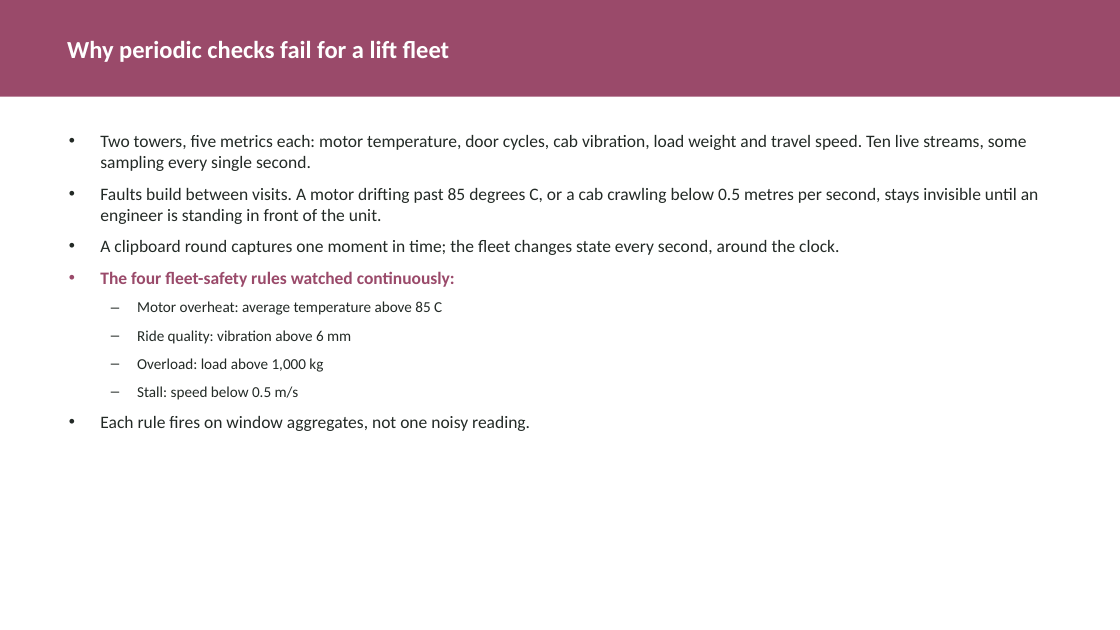
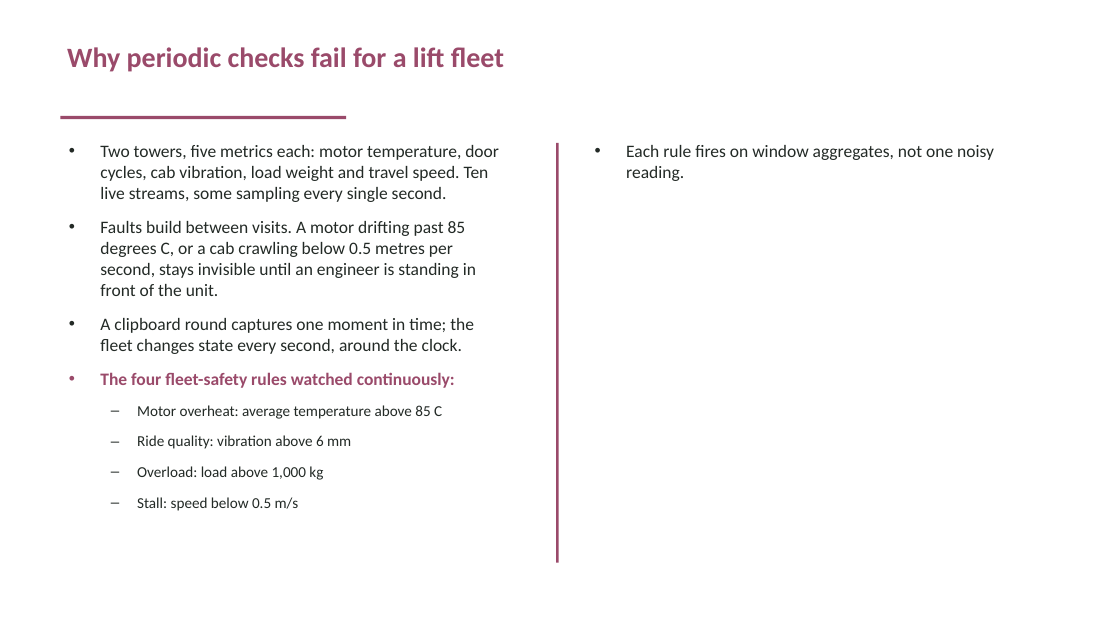
Before and after one commit to valletivarish/FEC_version_2, a slide deck: slide 2 of ppt/elevator-escalator-fleet-monitoring.pptx. Drawn at 1120x630 pixels with LibreOffice and Linux fonts; fonts in the diff are those of the drawing. Boxes give left, top, right and bottom in pixels: in the first picture for what was removed or moved away, otherwise in the second. Text is boxed around its words. In the diff, an @@ line names an element or a change of style, - is before the commit and + after.

Commit message:
Every deck now has a unique background architecture: add 13 more layouts (footer, rrail, frame, numtab, sidebarL, hangrule, bodycard, doublebar, bracketL, topline, lwash, tintstripe, splitcol); reassign all 13 non-deployed decks so all 25 use a distinct content architecture (no template reuses a deployed deck's structure)

```diff
--- a/ppt/elevator-escalator-fleet-monitoring.pptx
+++ b/ppt/elevator-escalator-fleet-monitoring.pptx
@@ rectangle removed at [0,0,1120,97] @@
@@ title "Why periodic checks fail for ..." at [67,47,504,72]: size 21 to 24 pt, text colour #FFFFFF to #9A4A6A; vertical alignment middle to top @@
@@ rectangle added at [60,116,346,119], fill #9A4A6A @@
@@ text "Two towers, five metrics each: ...": place and size @@
-text "Two towers, five metrics each: ..." at [100,135,1039,431]
+text "Two towers, five metrics each: ..." at [100,145,499,511]
@@ text "Two towers, five metrics each: ..." at [100,145,499,511]: more space between paragraphs @@
@@ rectangle added at [556,143,559,563], fill #9A4A6A @@
@@ text added at [626,145,994,181], 15 pt, text #232A26 @@
+• Each rule fires on window aggregates, not one noisy reading.
@@ text at [100,416,530,431]: paragraph removed @@
-• Each rule fires on window aggregates, not one noisy reading.
```
Also in this commit, not shown: 4 other slides changed, 24 other files.
